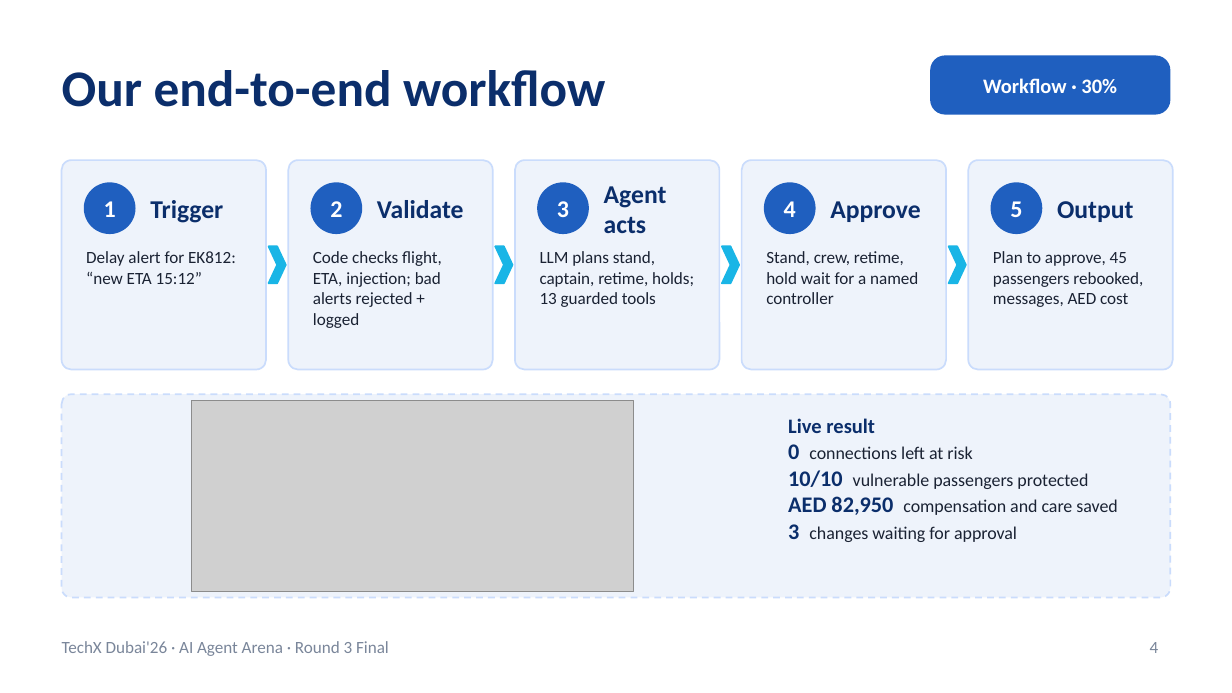
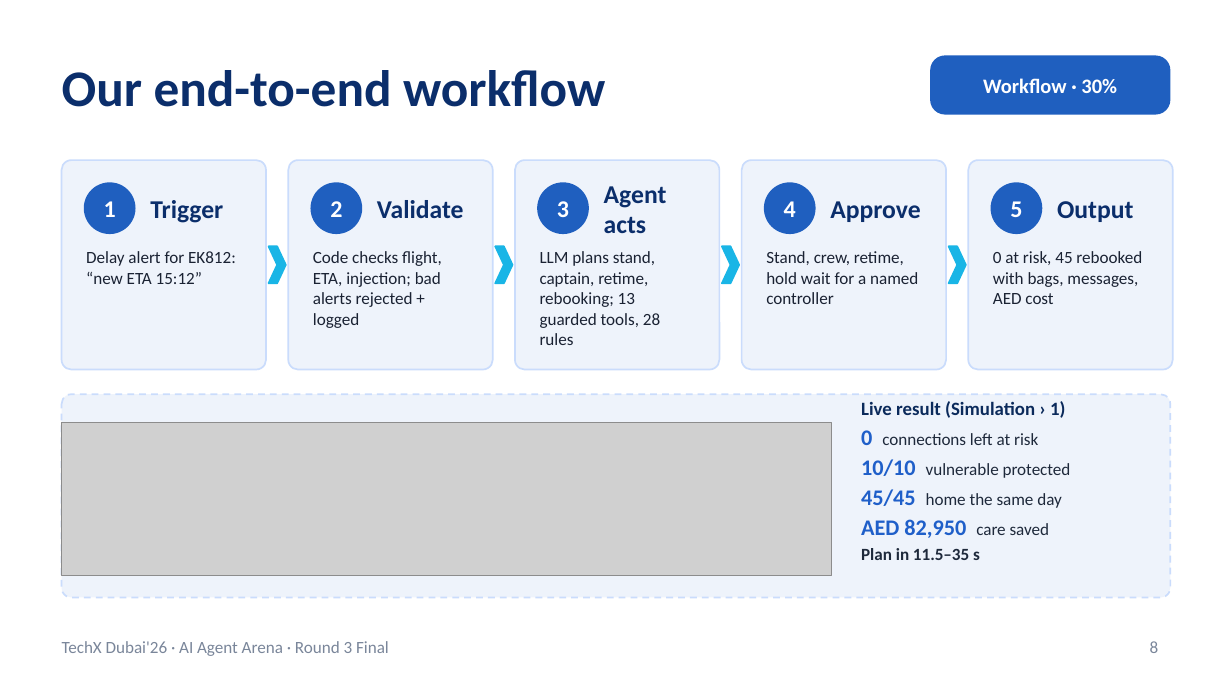
Before and after one commit to RithikhC/EagleX, a slide deck: slide 8 of docs/EagleX_Round3_Final.pptx (slide 4 before the commit). Drawn at 1232x693 pixels with LibreOffice and Linux fonts; fonts in the diff are those of the drawing; grey boxes stand for pictures. Boxes give left, top, right and bottom in pixels: in the first picture for what was removed or moved away, otherwise in the second. Text is boxed around its words. In the diff, an @@ line names an element or a change of style, - is before the commit and + after.

```diff
--- a/docs/EagleX_Round3_Final.pptx
+++ b/docs/EagleX_Round3_Final.pptx
@@ text at [540,251,660,345]: text changed @@
-LLM plans stand, captain, retime, holds; 13 guarded tools
+LLM plans stand, captain, retime, rebooking; 13 guarded tools, 28 rules
@@ text at [993,251,1142,304]: text changed @@
-Plan to approve, 45 passengers rebooked, messages, AED cost
+0 at risk, 45 rebooked with bags, messages, AED cost
@@ text "Live result (Simulation › 1)": place and size @@
-text "Live result (Simulation › 1)" at [788,418,1117,542]
+text "Live result (Simulation › 1)" at [861,401,1071,560]
@@ text at [861,401,1065,418]: text changed; size 12 to 11 pt; text colour #0B2E6B to #0B2A5B @@
-Live result
+Live result (Simulation › 1)
@@ picture: place and size @@
-picture at [191,400,633,591]
+picture at [62,423,832,575]
@@ text at [861,430,1038,445]: size 10.5 to 10 pt, text colour #1A2233 to #1E293B in "connections left at risk"; text colour #0B2E6B to #1F5FC9 in "0"; more space between paragraphs @@
@@ text at [861,459,1071,560]: text changed; size 10.5 to 10 pt; text colour #1A2233 to #1E293B @@
-10/10 vulnerable passengers protected
-AED 82,950 compensation and care saved
-3 changes waiting for approval
+10/10 vulnerable protected
+45/45 home the same day
+AED 82,950 care saved
+Plan in 11.5–35 s
@@ page number at [1150,641,1159,653]: text changed @@
-4
+8
```
Also in this commit, not shown: 11 other slides changed, 7 slides added, 1 slide removed, 13 other files.
